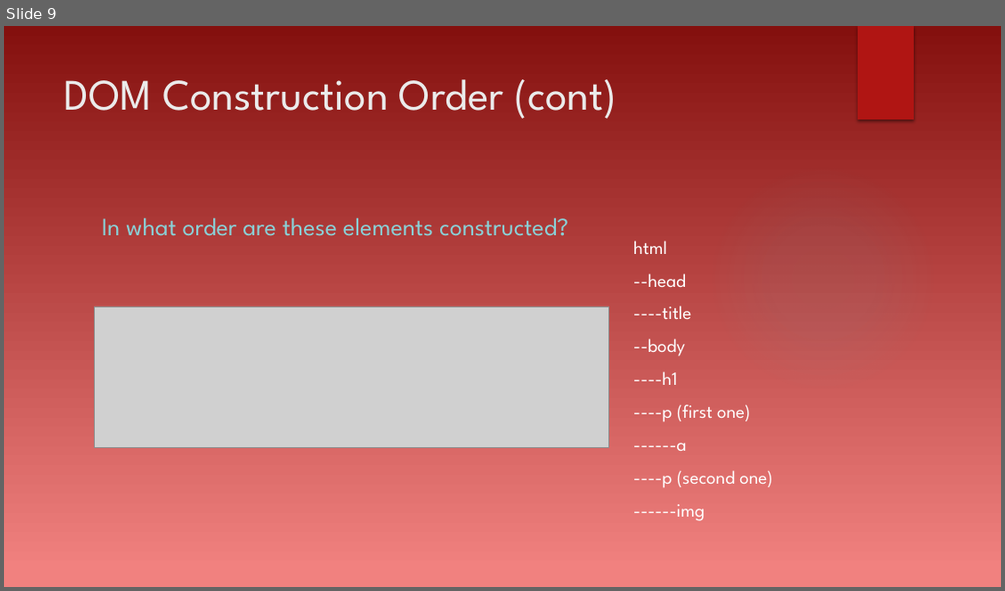
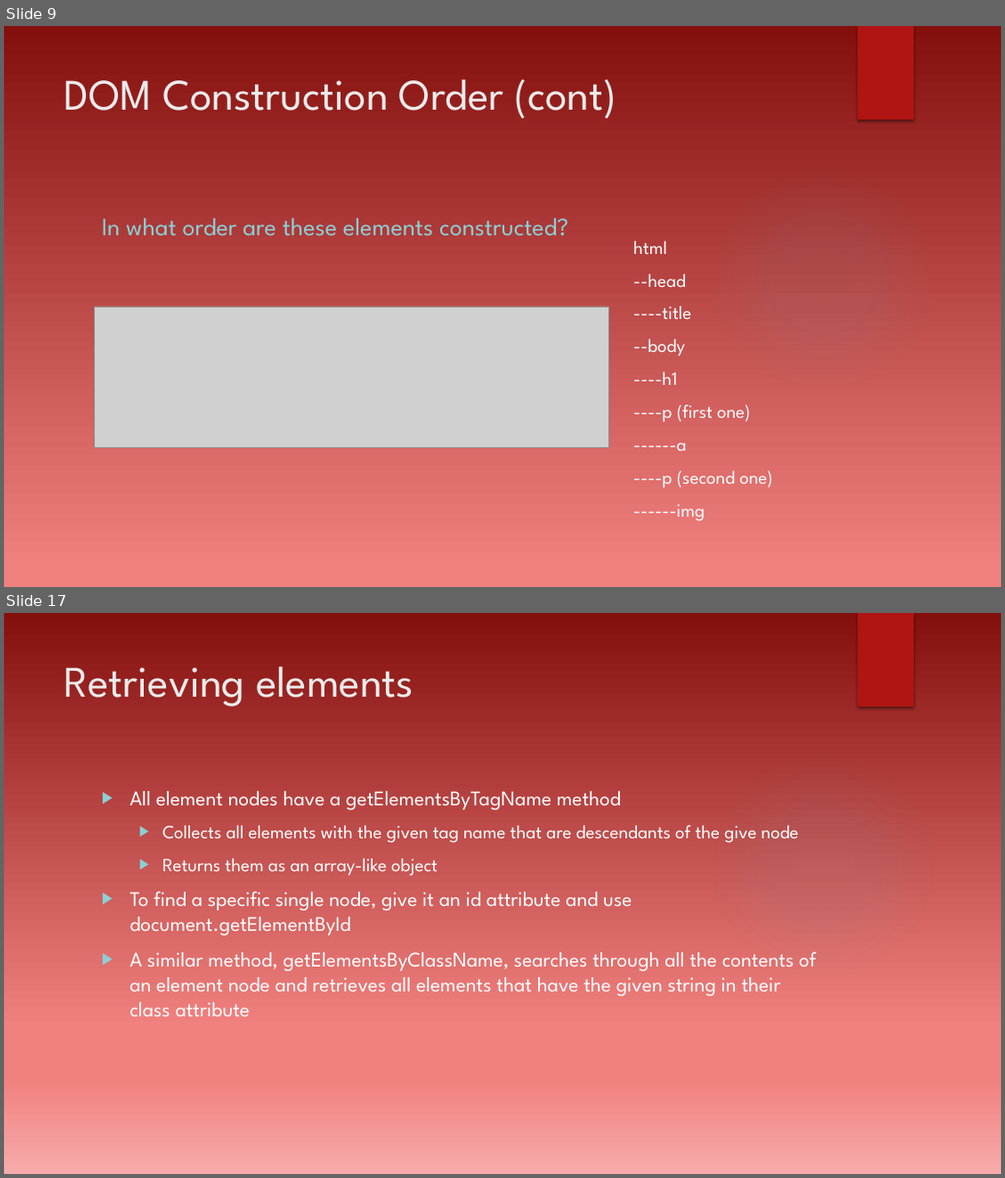
Before and after one commit to dtarvin/evening-work, a slide deck: document-object-model-presentation/Document Object Model.pptx. Shown one above the other, each under a label of ours: slide 9 before the commit, slides 9 and 17 after it; the slides between them are not shown. The pictures are 1005x591 and 1005x1178 pixels, drawn with LibreOffice and Linux fonts; fonts in the diff are those of the drawing; grey boxes stand for pictures; background and template pictures are left out. Boxes give left, top, right and bottom in pixels: in the first picture for what was removed or moved away, otherwise in the second. Text is boxed around its words. In the diff, an @@ line names an element or a change of style, - is before the commit and + after.

```diff
--- a/document-object-model-presentation/Document Object Model.pptx
+++ b/document-object-model-presentation/Document Object Model.pptx
@@ slide 17 added at (4,613,1001,1174), background gradient #84100E to #F1817F to #F6ABAA; not listed: 2 template elements that a slide beside it also shows @@
@@ title added at (65,666,413,706), 42 pt, text #EBEBEB @@
+Retrieving elements
@@ text added at (129,791,816,1016), 20 pt, text #FFFFFF @@
+▶ All element nodes have a getElementsByTagName method
+  ▶ Collects all elements with the given tag name that are descendants of the give node
+  ▶ Returns them as an array-like object
+▶ To find a specific single node, give it an id attribute and use document.getElementById
+▶ A similar method, getElementsByClassName, searches through all the contents of an element node and retrieves all elements that have the given string in their class attribute
```
Also in this commit, not shown: 1 slide changed, 10 other slides added, 3 other files.
